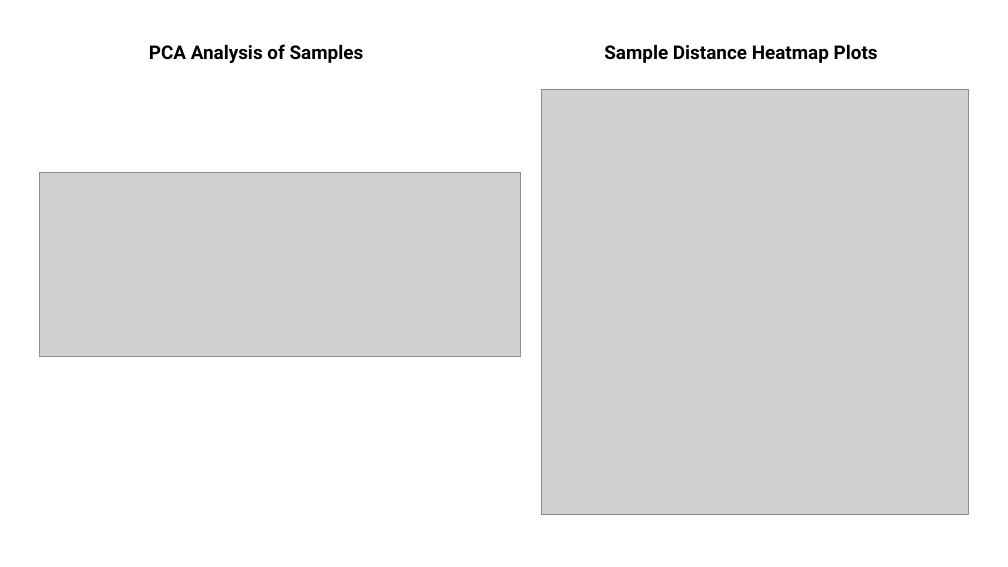
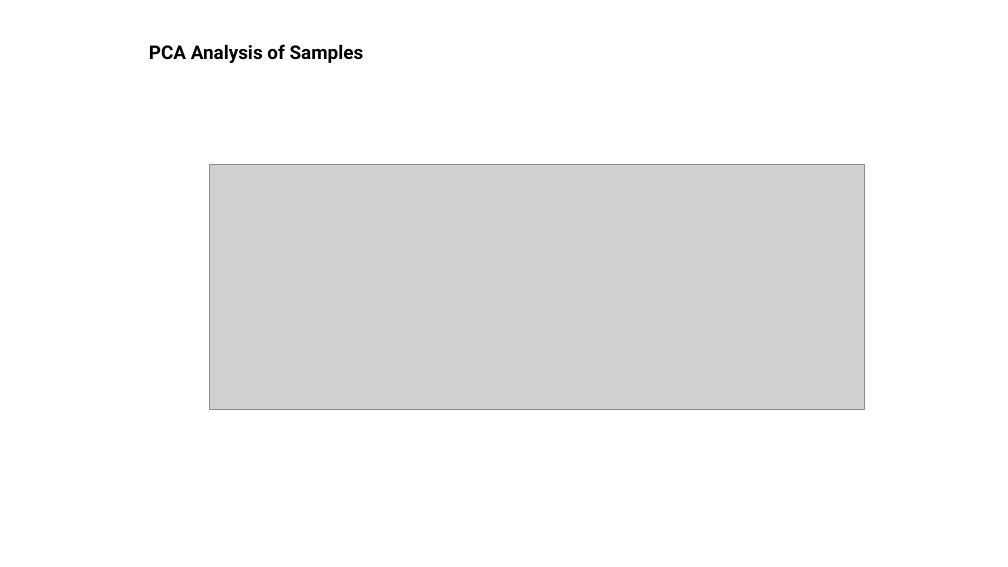
Before and after one commit to mikefeixu/RNA-Seq, a slide deck: slide 2 of Example of Plots.pptx (slide 3 before the commit). Drawn at 1008x567 pixels with LibreOffice and Linux fonts; fonts in the diff are those of the drawing; grey boxes stand for pictures. Boxes give left, top, right and bottom in pixels: in the first picture for what was removed or moved away, otherwise in the second. Text is boxed around its words. In the diff, an @@ line names an element or a change of style, - is before the commit and + after.

Commit message:
Updated the example plots.

```diff
--- a/Example of Plots.pptx
+++ b/Example of Plots.pptx
@@ text removed at (x1=604, y1=44, x2=878, y2=63) @@
-Sample Distance Heatmap Plots
@@ picture removed at (x1=541, y1=89, x2=969, y2=515) @@
@@ picture removed at (x1=40, y1=172, x2=521, y2=356) @@
@@ picture added at (x1=209, y1=165, x2=864, y2=410) @@
```
Also in this commit, not shown: 4 other slides changed, 2 slides added, 2 slides removed.
